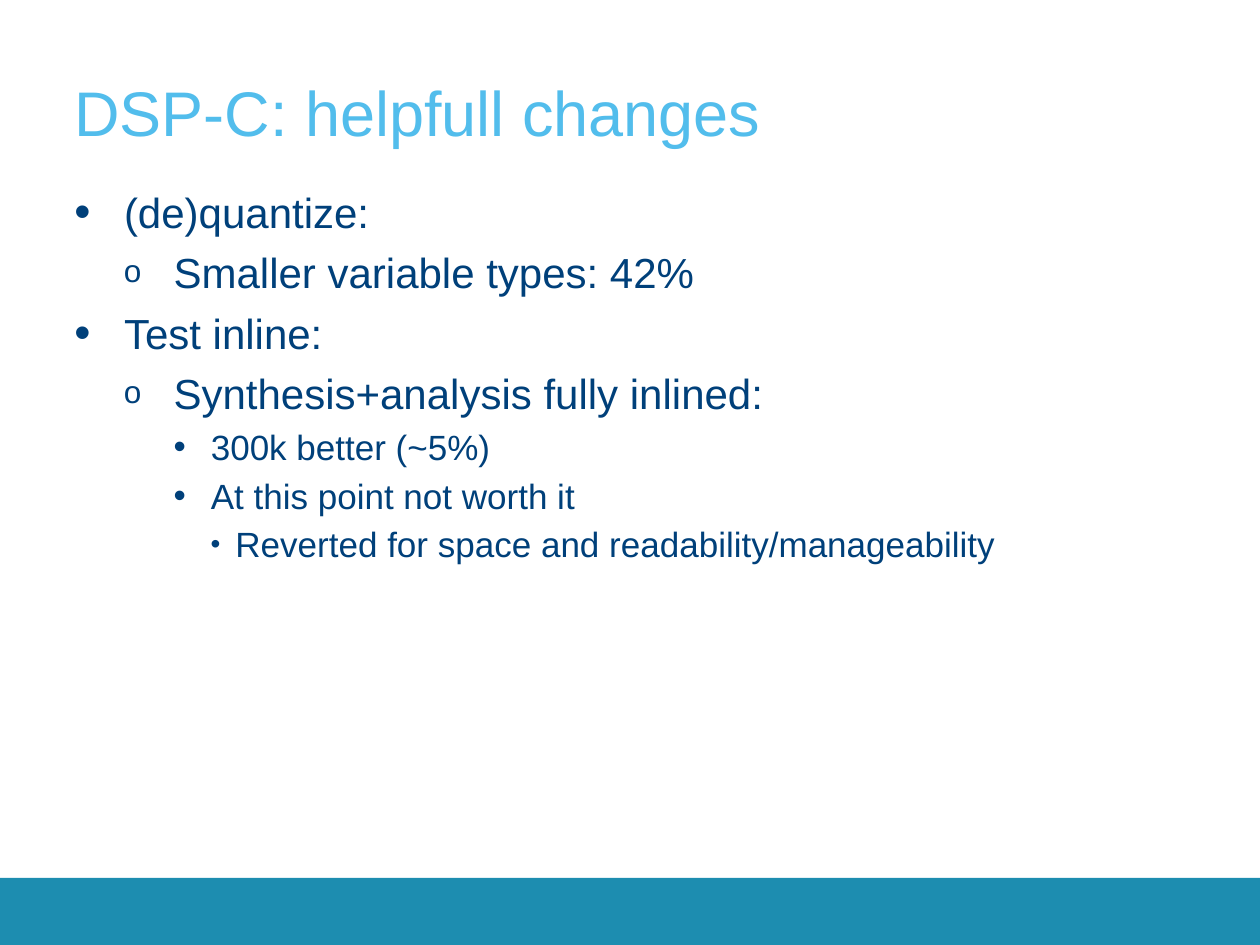
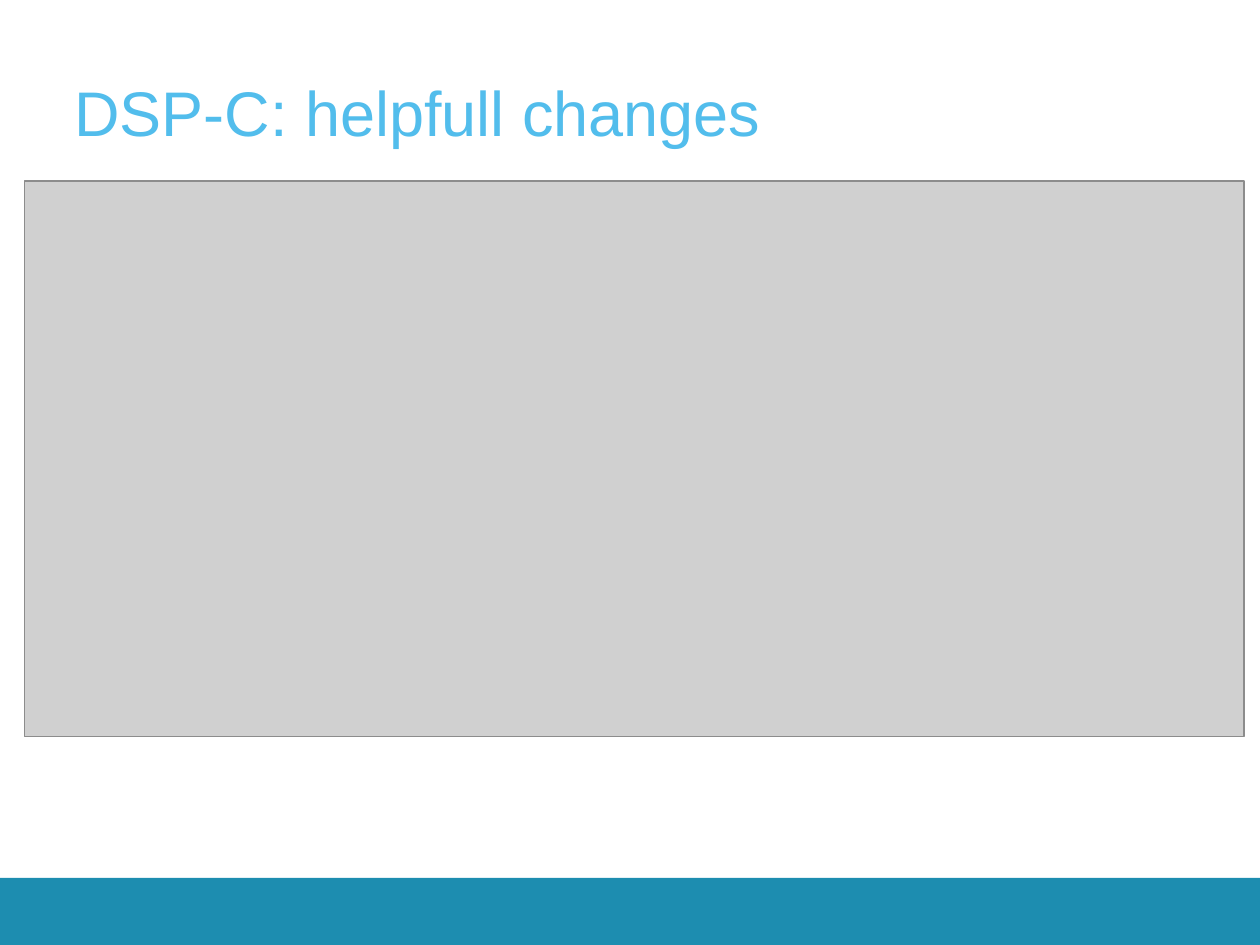
Before and after one commit to SepOwnage/P-O5, a slide deck: slide 16 of Presentatie/Presentation2.pptx (slide 14 before the commit). Drawn at 1260x945 pixels with LibreOffice and Linux fonts; fonts in the diff are those of the drawing; grey boxes stand for pictures; background and template pictures are left out. Boxes give left, top, right and bottom in pixels: in the first picture for what was removed or moved away, otherwise in the second. Text is boxed around its words. In the diff, an @@ line names an element or a change of style, - is before the commit and + after.

```diff
--- a/Presentatie/Presentation2.pptx
+++ b/Presentatie/Presentation2.pptx
@@ picture added at (24, 181, 1244, 737) @@
@@ text removed at (124, 197, 994, 564) @@
-• (de)quantize:
-  o Smaller variable types: 42%
-• Test inline:
-  o Synthesis+analysis fully inlined:
-    • 300k better (~5%)
-    • At this point not worth it
-      • Reverted for space and readability/manageability
```
Also in this commit, not shown: 13 other slides changed, 2 slides added, 1 slide removed, 1 other file.
